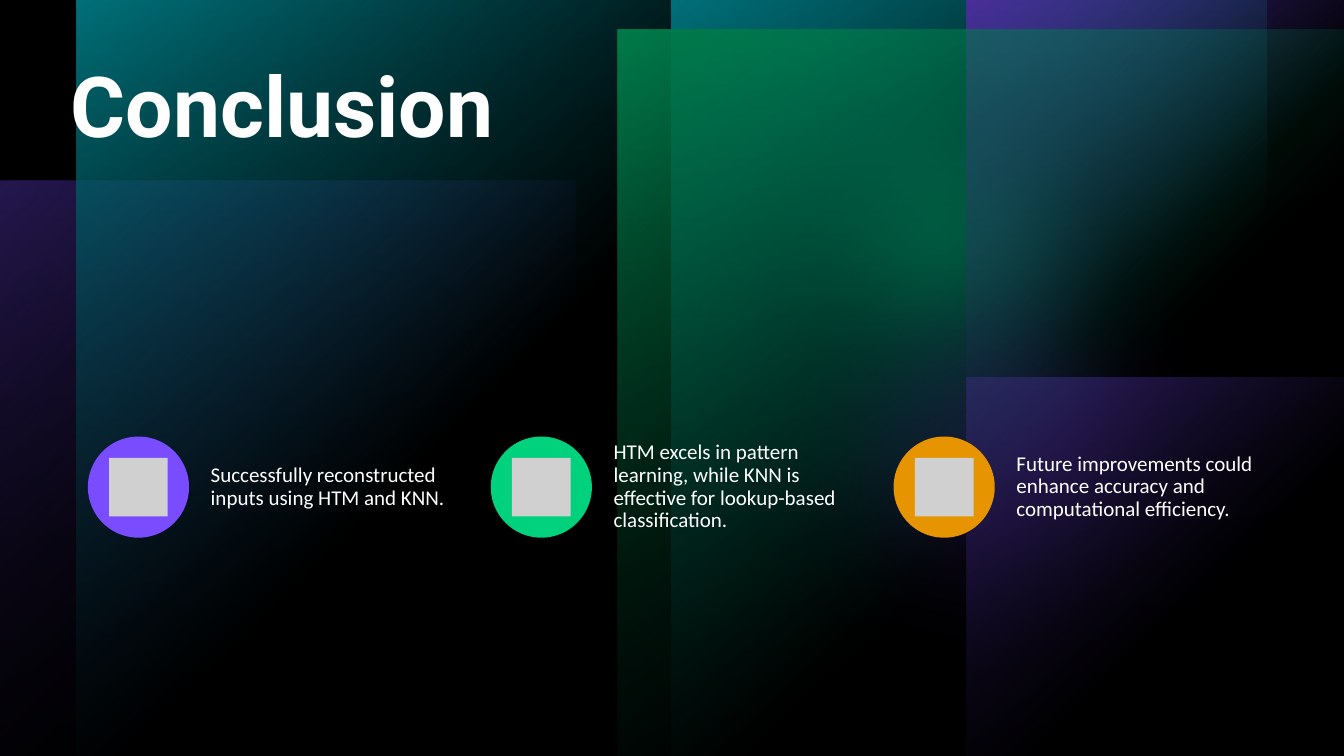
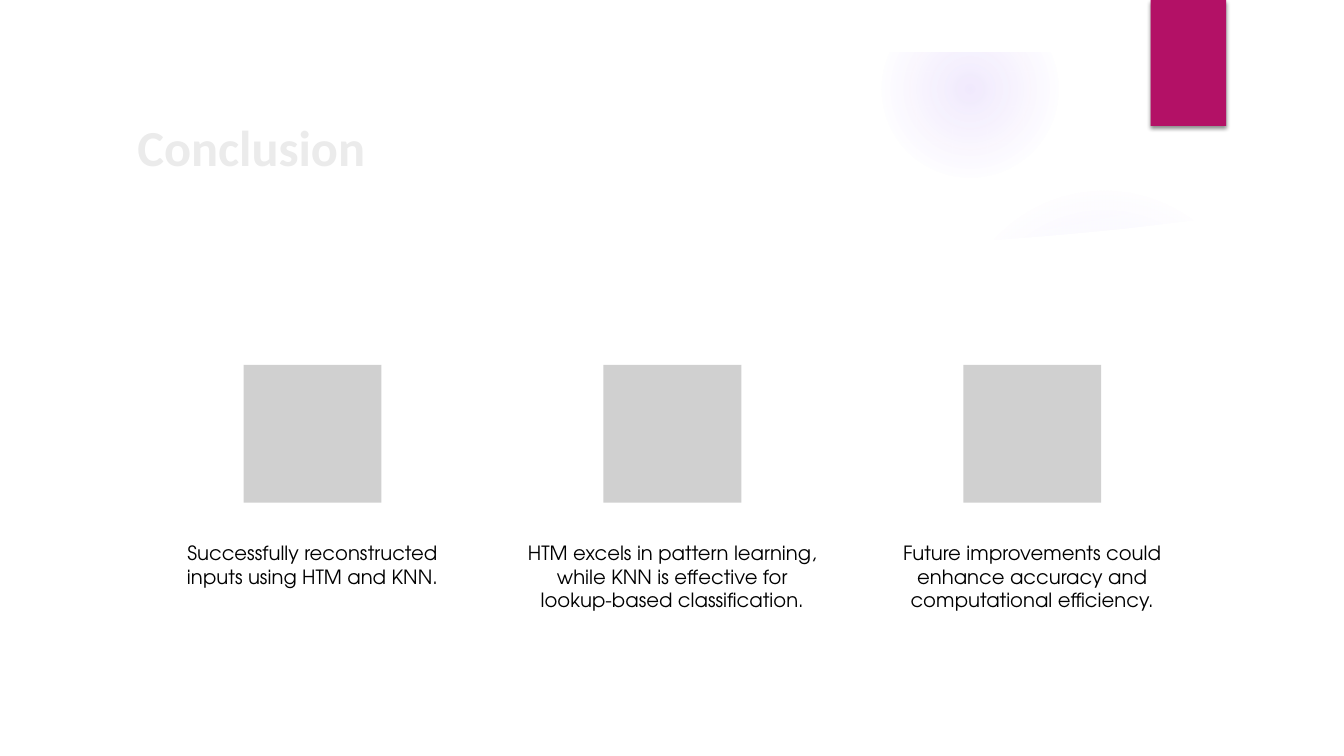
Before and after one commit to prnshubn/neocortexapi-team-untitled, a slide deck: slide 21 of source/Documentation_Team_Untitled/Team_Untitled_Presentation.pptx (slide 27 before the commit). Drawn at 1344x756 pixels with LibreOffice and Linux fonts; fonts in the diff are those of the drawing; grey boxes stand for pictures; background and template pictures are left out. Boxes give left, top, right and bottom in pixels: in the first picture for what was removed or moved away, otherwise in the second. Text is boxed around its words. In the diff, an @@ line names an element or a change of style, - is before the commit and + after.

Commit message:
Updated objective,Classification Process

```diff
--- a/source/Documentation_Team_Untitled/Team_Untitled_Presentation.pptx
+++ b/source/Documentation_Team_Untitled/Team_Untitled_Presentation.pptx
@@ background #000000 to picture (left out) @@
@@ rectangle removed at box(0, 0, 1344, 756) @@
@@ rectangle removed at box(0, 0, 1344, 756) @@
@@ group added at box(0, 0, 1344, 756): 5 ellipses, 3 freeform shapes @@
@@ group removed at box(0, 0, 1344, 756): 4 rectangles, 1 ellipse @@
@@ rectangle added at box(1150, 0, 1226, 126), fill #B31166 @@
@@ group removed at box(0, 0, 1344, 756): 6 rectangles, 2 ellipses @@
@@ title "Conclusion": place and size @@
-title "Conclusion" at box(71, 60, 493, 157)
+title "Conclusion" at box(127, 107, 1093, 185)
@@ title "Conclusion" at box(127, 107, 1093, 185): size 60 to 36 pt, font Roboto to Calibri, text colour #FFFFFF to #EBEBEB; line spacing 0.9 to 1; vertical alignment top to middle @@
@@ picture added at box(244, 365, 382, 503) @@
@@ picture added at box(604, 365, 742, 503) @@
@@ picture added at box(964, 365, 1102, 503) @@
@@ group removed at box(88, 437, 995, 537): 3 ellipses, 3 pictures @@
@@ text "Successfully reconstructed inputs using HTM ...": place and size @@
-text "Successfully reconstructed inputs using HTM ..." at box(211, 467, 444, 509)
+text "Successfully reconstructed inputs using HTM ..." at box(187, 545, 438, 589)
@@ text "HTM excels in pattern learning, ...": place and size @@
-text "HTM excels in pattern learning, ..." at box(614, 444, 835, 527)
+text "HTM excels in pattern learning, ..." at box(528, 545, 816, 611)
@@ size 15 to 14 pt, font Calibri to TeX Gyre Adventor, text colour #FFFFFF to #000000; alignment left to centre; line spacing 0.9 to 1; vertical alignment middle to top in 3 elements at box(187, 545, 438, 589), box(528, 545, 816, 611), box(903, 545, 1161, 611) @@
@@ text "Future improvements could enhance accuracy ...": place and size @@
-text "Future improvements could enhance accuracy ..." at box(1016, 456, 1253, 520)
+text "Future improvements could enhance accuracy ..." at box(903, 545, 1161, 611)
```
Also in this commit, not shown: 27 other slides changed, 1 slide added, 1 slide removed.
